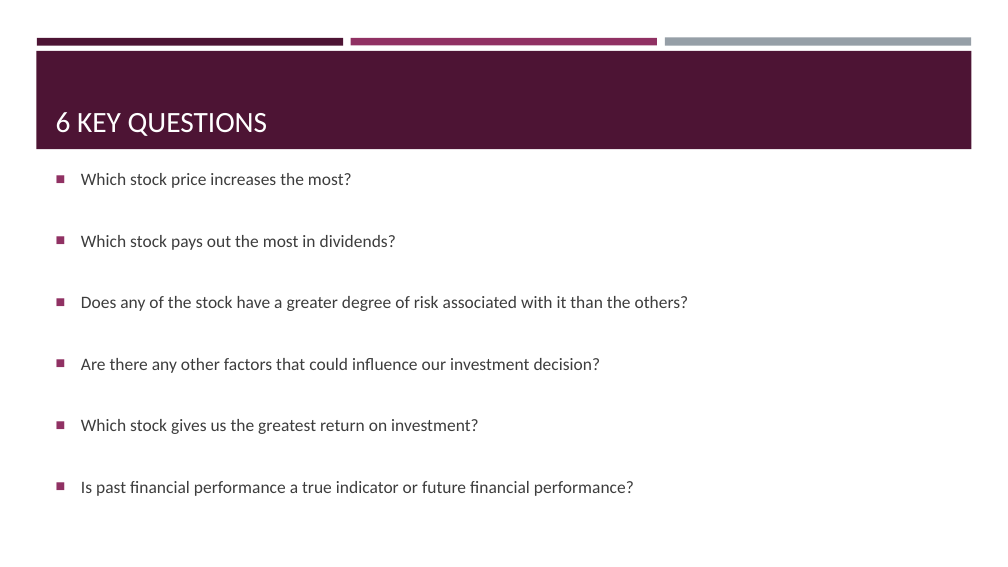
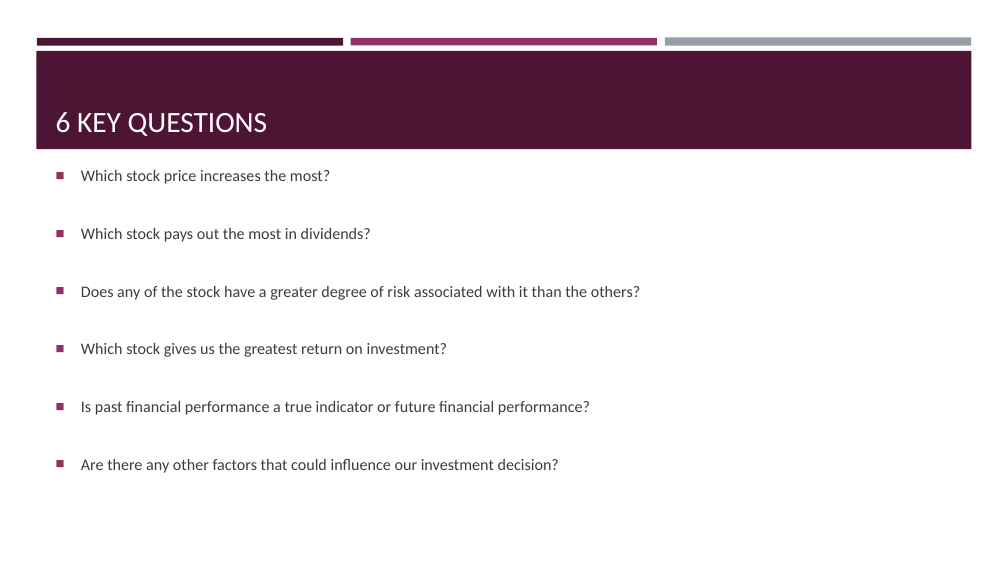
Before and after one commit to drchid1/Team-Project-Group-3---Finance-, a slide deck: slide 5 of Group 3 – FINANCIAL ANALYSIS.pptx. Drawn at 1008x567 pixels with LibreOffice and Linux fonts; fonts in the diff are those of the drawing. Boxes give left, top, right and bottom in pixels: in the first picture for what was removed or moved away, otherwise in the second. Text is boxed around its words. In the diff, an @@ line names an element or a change of style, - is before the commit and + after.

```diff
--- a/Group 3 – FINANCIAL ANALYSIS.pptx
+++ b/Group 3 – FINANCIAL ANALYSIS.pptx
@@ text at (81,170,640,415): size 16.6 to 15.3 pt in "Which stock price increases the most?", "Which stock pays out the most in ...", "Does any of the stock have a ...", "Which stock gives us the greatest return ..." and 1 more places @@
@@ text at (81,358,601,373): paragraph removed @@
-■ Are there any other factors that could influence our investment decision?
@@ text at (81,459,559,473): paragraph added @@
+■ Are there any other factors that could influence our investment decision?
```
Also in this commit, not shown: 1 other slide changed.
